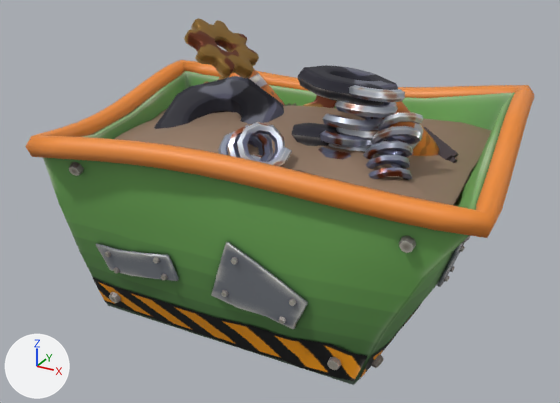
What one commit did to the FBX model art/models/StorageCrate/StorageCrate.fbx.
Camera for both pictures: a 50 mm camera at (5.31, -9.32, 6.37) aimed at (0.31, -0.22, 1.82). Lighting does not change. The marker at lower left points along +X, +Y and +Z. The older version comes first. Where no turn or scale is listed for an object, it has been applied to the vertices.

The older version as bpy lines, for what is in view:
```python
me_cog_007 = bpy.data.meshes.new('Cog.007')
me_cog_007.from_pydata(...)  # 638 vertices, 636 faces; spans x -0.608..0.608, y -0.3..-0.1, z -0.608..0.608
me_cog_007.materials.append(mat_cog)  # picture img_cog_shaded_png
me_tire_008 = bpy.data.meshes.new('Tire.008')
me_tire_008.from_pydata(...)  # 192 vertices, 192 faces; spans x -0.99..0.99, y -0.22..0.22, z -0.96..0.96
me_tire_008.materials.append(mat_tire)  # picture img_tire_shaded_png
me_tire_009 = bpy.data.meshes.new('Tire.009')
me_tire_009.from_pydata(...)  # 192 vertices, 192 faces; spans x -0.79..0.79, y -0.73..0.73, z -0.34..0.34
me_tire_009.materials.append(mat_tire)  # picture img_tire_shaded_png
ob_fill_6_cog11 = bpy.data.objects.new('Fill_6_Cog11', me_cog_007)
ob_fill_6_cog11.location = (-0.5, -0.24, 4.11)
ob_fill_6_cog11.rotation_euler = (2.182, 0.0873, 1.396)  # degrees (125, 5, 80)
ob_fill_6_cog11.scale = (0.9, 0.9, 0.9)
ob_fill_6_tire10 = bpy.data.objects.new('Fill_6_Tire10', me_tire_008)
ob_fill_6_tire10.location = (1.26, -0.05, 3.64)
ob_fill_6_tire10.rotation_euler = (1.466, 0.14, 0.262)  # degrees (84, 8, 15)
ob_fill_6_tire10.scale = (0.7, 0.7, 0.7)
ob_fill_6_tire7 = bpy.data.objects.new('Fill_6_Tire7', me_tire_009)
ob_fill_6_tire7.location = (1.16, 0.0, 2.84)
# also in view: 'Bolts' at (0.34, 0.01, 1.63); 'Hazard' at (0.03, 0.0, 0.33); 'Trim' at (0.45, 0.0, 2.99); 'Fill_6_Spring3' at (1.62, -0.47, 3.2); 'Fill_6' at (0.36, 0.0, 2.82)
```
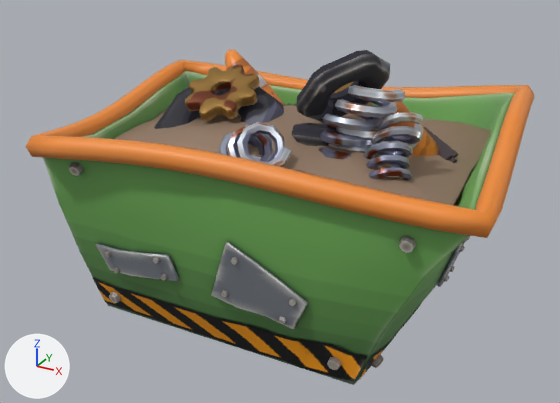
Boxes (x1, y1, x2, y2) around the edits, measured in the pictures (560 x 403 px):
'Fill_6_Cog11', moved, turned
    before: (184, 18, 259, 79)
    after: (185, 65, 260, 121)
'Fill_6_Tire10', moved, turned
    before: (297, 65, 398, 106)
    after: (296, 50, 390, 123)

The edits, one by one:
Object 'Fill_6_Cog11' (ob_fill_6_cog11) moves from (-0.5, -0.24, 4.11) to (-0.63, -0.29, 3.49).
Object 'Fill_6_Cog11' (ob_fill_6_cog11) turns from (125, 5, 80) to (97, -25, 76) degrees about x, y and z.
Object 'Fill_6_Tire10' (ob_fill_6_tire10) moves from (1.26, -0.05, 3.64) to (1.19, -0.05, 3.59).
Object 'Fill_6_Tire10' (ob_fill_6_tire10) turns from (84, 8, 15) to (44, -25, 38) degrees about x, y and z.
